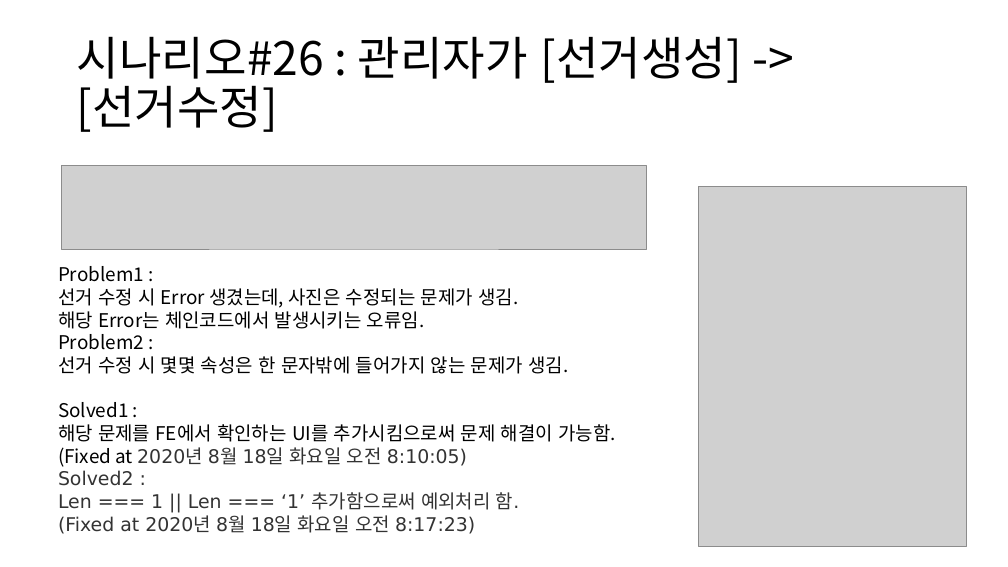
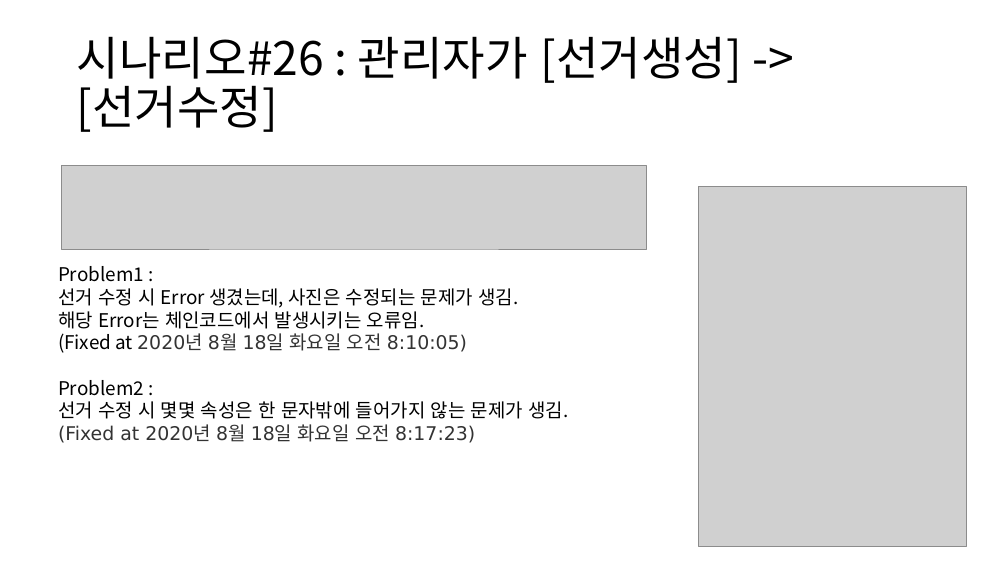
Before and after one commit to BL-UCKSS/evote-project, a slide deck: slide 49 of Document/Testcase/Testcase #1.pptx. Drawn at 1008x567 pixels with LibreOffice and Linux fonts; fonts in the diff are those of the drawing; grey boxes stand for pictures. Boxes give left, top, right and bottom in pixels: in the first picture for what was removed or moved away, otherwise in the second. Text is boxed around its words. In the diff, an @@ line names an element or a change of style, - is before the commit and + after.

Commit message:
시나리오#28까지 끝내고 쉬는 중.

```diff
--- a/Document/Testcase/Testcase #1.pptx
+++ b/Document/Testcase/Testcase #1.pptx
@@ text at (x1=58, y1=333, x2=467, y2=353): paragraph added @@
+(Fixed at 2020년 8월 18일 화요일 오전 8:10:05)
@@ text at (x1=58, y1=402, x2=615, y2=510): paragraphs removed @@
-Solved1 :
-해당 문제를 FE에서 확인하는 UI를 추가시킴으로써 문제 해결이 가능함.
-(Fixed at 2020년 8월 18일 화요일 오전 8:10:05)
-Solved2 :
-Len === 1 || Len === ‘1’ 추가함으로써 예외처리 함.
```
Also in this commit, not shown: 5 slides added.
